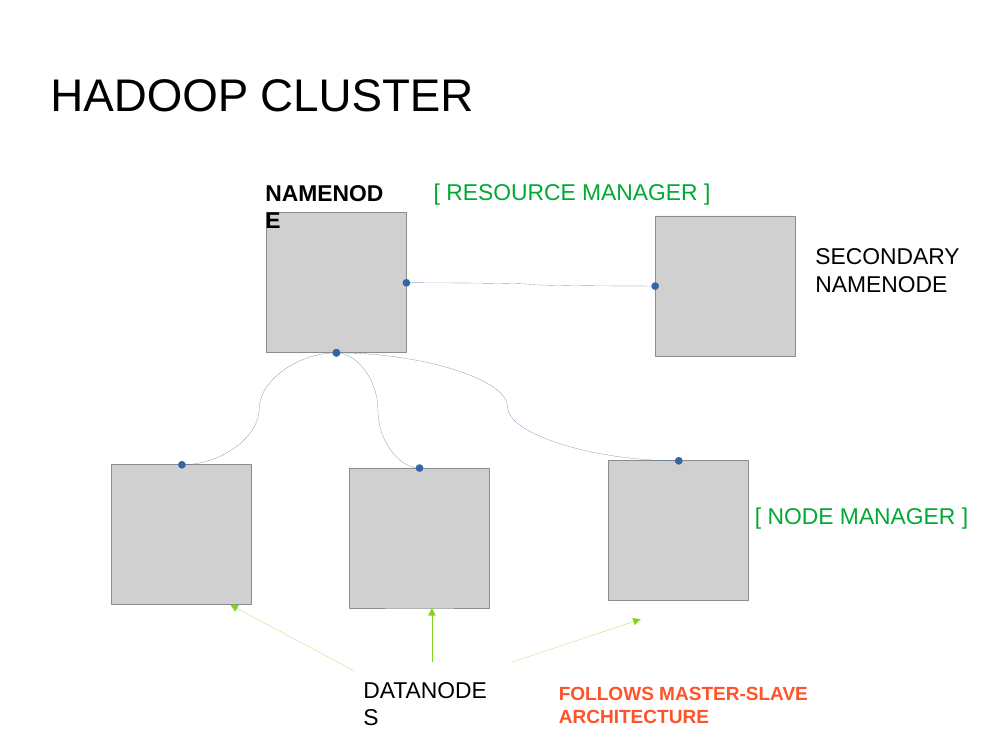
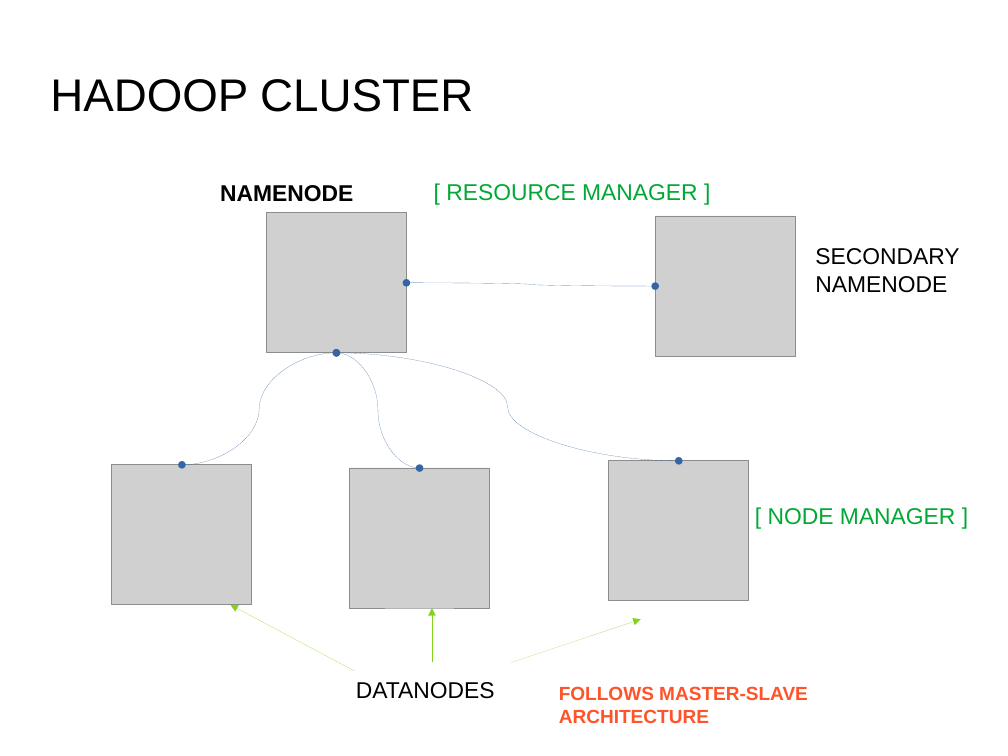
Before and after one commit to G-Sudarshan/Big-Data-and-Hadoop, a slide deck: slide 8 of Big Data & Hadoop by G Sudarshan.pptx. Drawn at 1008x756 pixels with LibreOffice and Linux fonts; fonts in the diff are those of the drawing; grey boxes stand for pictures; background and template pictures are left out. Boxes give left, top, right and bottom in pixels: in the first picture for what was removed or moved away, otherwise in the second. Text is boxed around its words. In the diff, an @@ line names an element or a change of style, - is before the commit and + after.

```diff
--- a/Big Data & Hadoop by G Sudarshan.pptx
+++ b/Big Data & Hadoop by G Sudarshan.pptx
@@ text "NAMENODE" rewrapped from (256, 174, 407, 209) to (220, 185, 353, 202) @@
@@ text "DATANODES" rewrapped from (355, 671, 511, 706) to (356, 682, 495, 699) @@
```
Also in this commit, not shown: 5 other slides changed, 3 slides removed.
